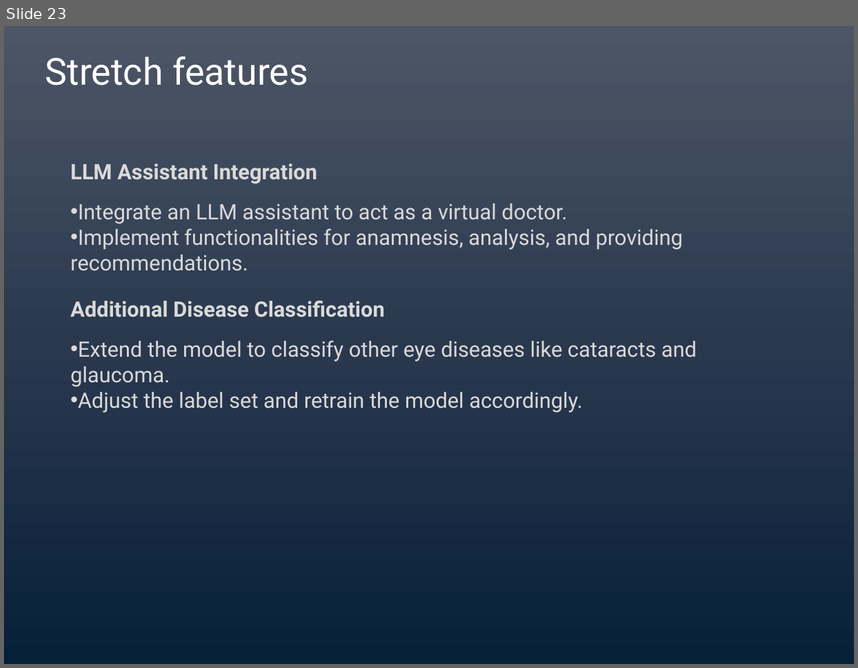
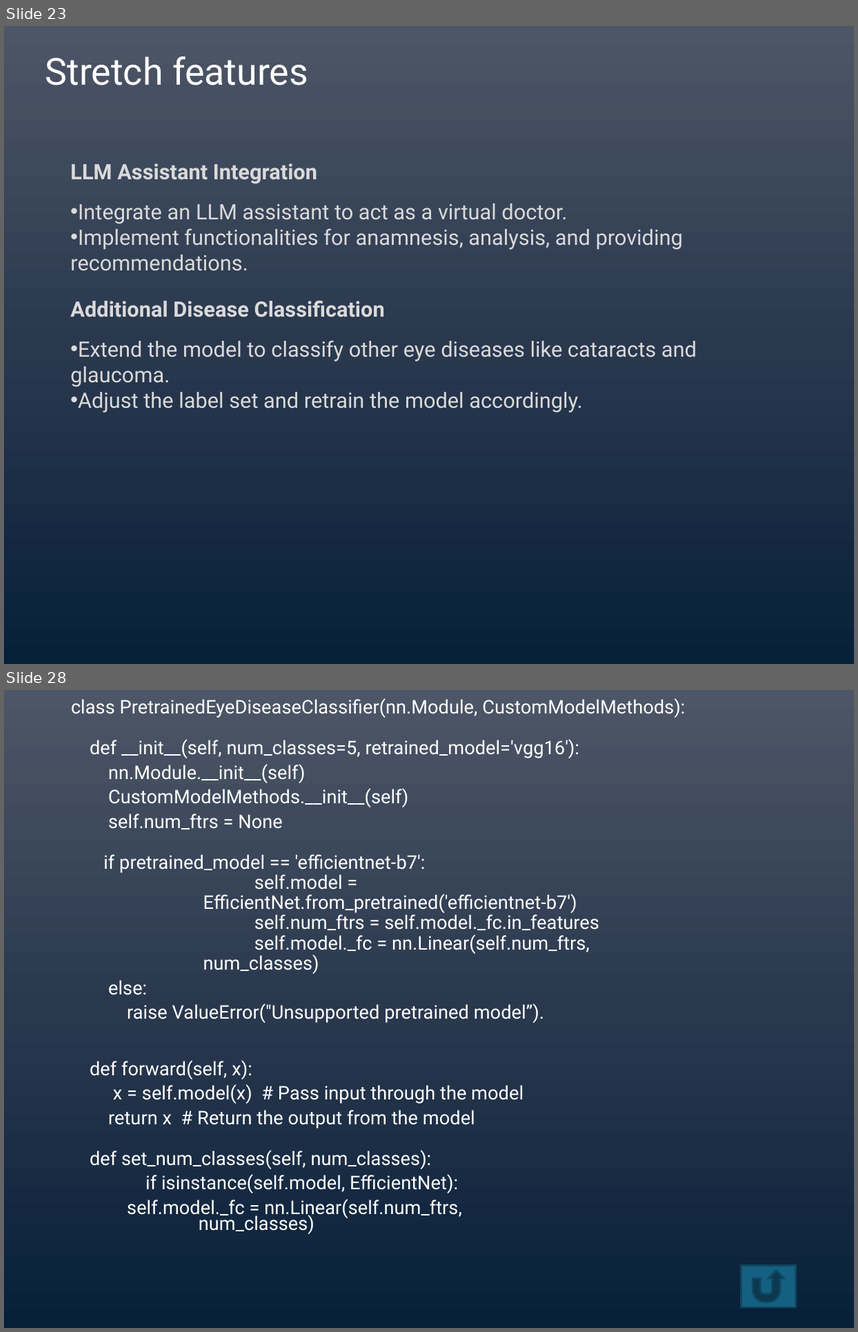
Before and after one commit to lmanov1/DL_DiabeticRetinopathyStagePrediction, a slide deck: presentation/DLStagePredictPresentation.pptx. Shown one above the other, each under a label of ours: slide 23 before the commit, slides 23 and 28 after it; the slides between them are not shown. The pictures are 858x668 and 858x1332 pixels, drawn with LibreOffice and Linux fonts; fonts in the diff are those of the drawing. Boxes give left, top, right and bottom in pixels: in the first picture for what was removed or moved away, otherwise in the second. Text is boxed around its words. In the diff, an @@ line names an element or a change of style, - is before the commit and + after.

```diff
--- a/presentation/DLStagePredictPresentation.pptx
+++ b/presentation/DLStagePredictPresentation.pptx
@@ slide 28 added at box(4, 690, 854, 1328), background gradient #4D5667 to #2B394F to #072139 @@
@@ text added at box(71, 698, 685, 1234), 15.9 pt, text #FFFFFF @@
+class PretrainedEyeDiseaseClassifier(nn.Module, CustomModelMethods):
+def __init__(self, num_classes=5, retrained_model='vgg16'):
+nn.Module.__init__(self)
+CustomModelMethods.__init__(self)
+self.num_ftrs = None
+if pretrained_model == 'efficientnet-b7':
+        self.model =
+        EfficientNet.from_pretrained('efficientnet-b7')
+        self.num_ftrs = self.model._fc.in_features
+        self.model._fc = nn.Linear(self.num_ftrs,
+        num_classes)
+else:
+raise ValueError("Unsupported pretrained model”).
+def forward(self, x):
+x = self.model(x) # Pass input through the model
+return x # Return the output from the model
+def set_num_classes(self, num_classes):
+if isinstance(self.model, EfficientNet):
+self.model._fc = nn.Linear(self.num_ftrs, num_classes)
@@ action button return added at box(741, 1265, 795, 1306), fill #156082, outline #104760 1.5 pt @@
```
Also in this commit, not shown: 13 slides changed, 4 other slides added.
